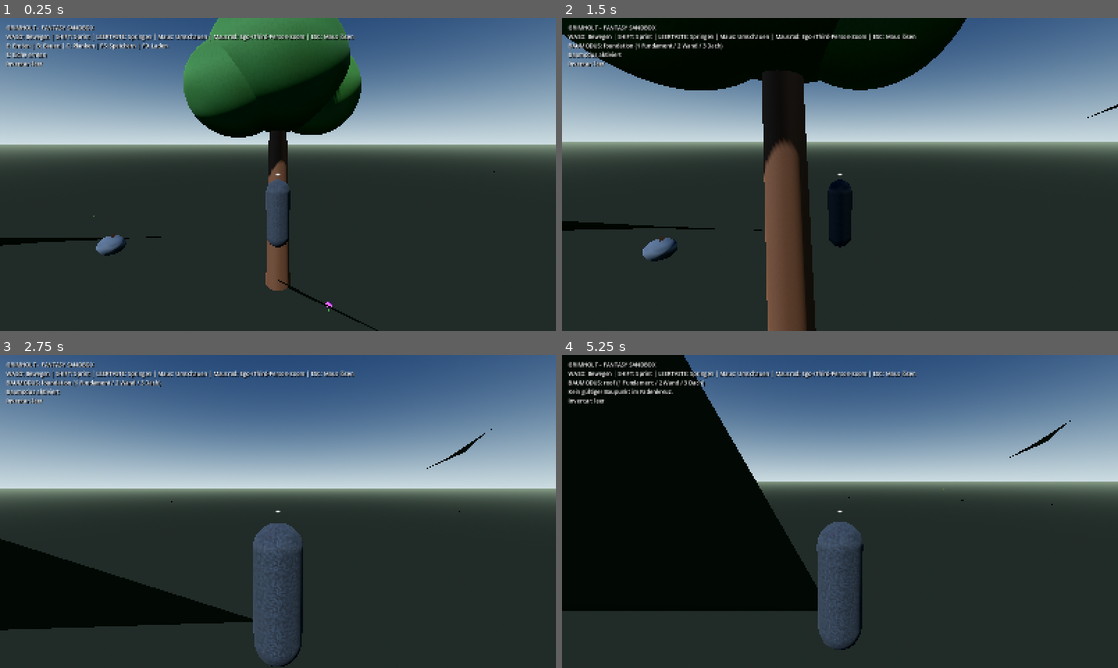
Above: before the commit, frames 1-4 (two rows, left to right).
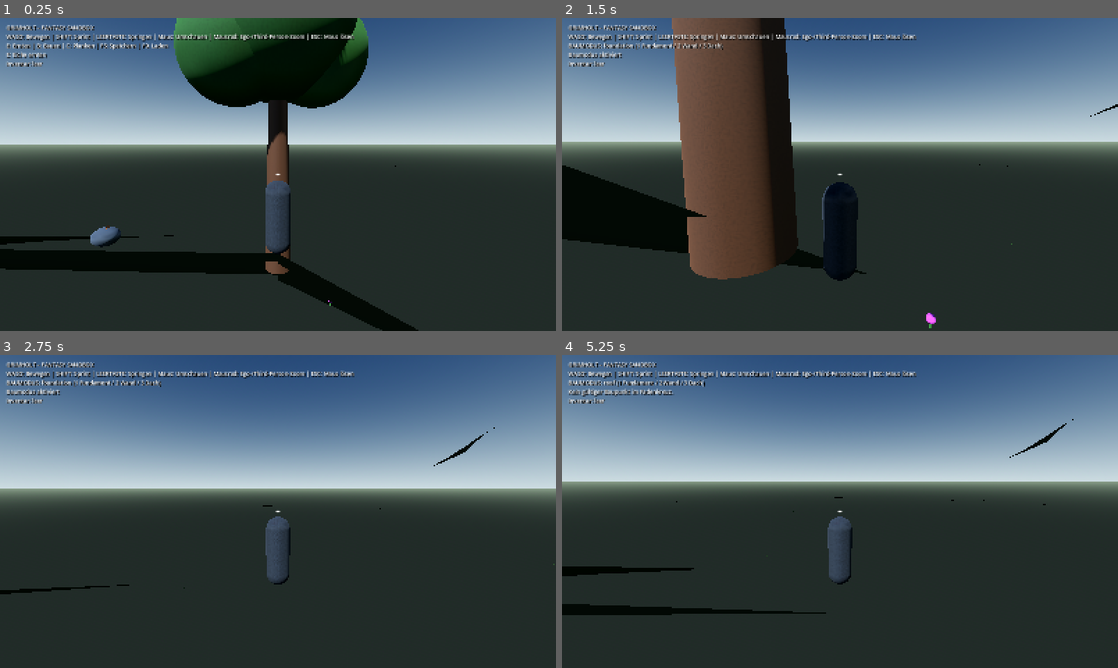
Above: after the commit, the same moments.

Repository: HazelTheSquirrel/Grimholt-Test
Game: Godot game, scene res://scenes/main.tscn
The game is run twice, just before and just after one commit, with the same random seed, the same clock (stepped at 60 frames per second) and the same inputs.
Inputs (mouse positions are in pixels of both pictures, inside the frame that each line leads up to):
- Up to frame 1 (0.25 s): no input
- Up to frame 2 (1.5 s): tap Enter at 0.5 s; move the mouse to (867, 174) at 0.52 s; hold W (move_forward) from 0.53 s (still down); tap E at 0.6 s; click (867, 174) at 0.67 s; tap Space at 0.77 s; move the mouse to (812, 174) at 1.27 s; tap B at 1.35 s
- Up to frame 3 (2.75 s): keep holding W (move_forward); tap Space at 1.52 s; move the mouse to (289, 505) at 2.02 s; tap 1 at 2.1 s
- Up to frame 4 (5.25 s): keep holding W (move_forward); move the mouse to (834, 517) at 2.77 s; tap 2 at 2.85 s; click (834, 517) at 2.92 s; tap Space at 3.02, 3.77, 4.52 s; move the mouse to (878, 514) at 3.52 s; tap 3 at 3.6 s; move the mouse to (795, 508) at 4.27 s; tap C at 4.35 s; move the mouse to (845, 511) at 5.02 s; hold Shift from 5.03 s (still down); click (845, 511) at 5.17 s

The runs differ from the first frame. In frame 1, 16% of the frame differs, in the area x 0-89%, y 0-100%; in frame 2, 31%, in the area x 0-100%, y 0-100%; in frame 3, 9.3%; in frame 4, 30%.

Commit message:
Place player spawn just above the generated terrain surface

Diff:
--- a/Grimholt/scripts/world/terrain_world.gd
+++ b/Grimholt/scripts/world/terrain_world.gd
@@ -141,7 +141,7 @@
     _pending_chunks.erase(spawn_key)
 
 func get_safe_spawn_position() -> Vector3:
-    return Vector3(0.0, height_at(0.0, 0.0) + 1.25, 0.0)
+    return Vector3(0.0, height_at(0.0, 0.0) + 0.20, 0.0)
 
 func update_streaming(world_position: Vector3) -> void:
     if generated_root == null or not is_instance_valid(generated_root):
